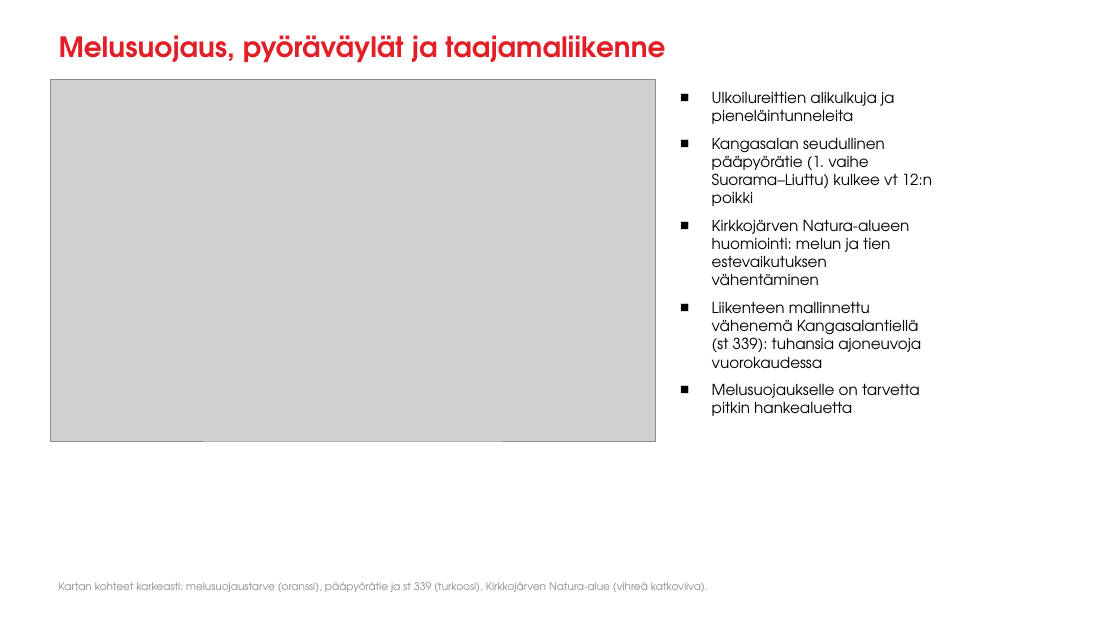
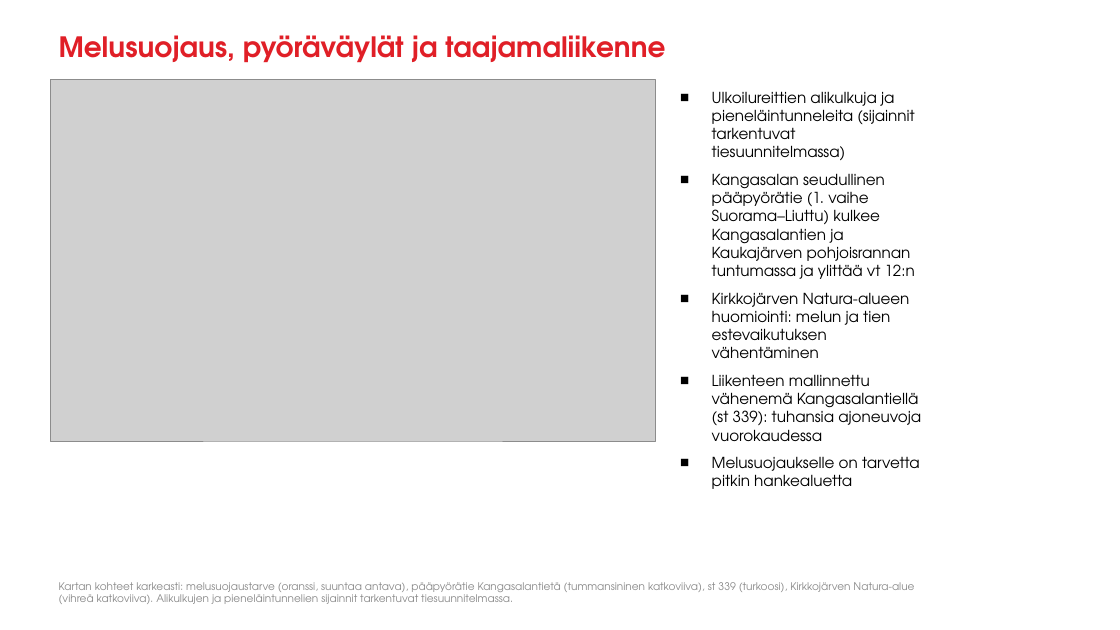
Before and after one commit to kangasalakehitys/vt12, a slide deck: slide 17 of downloads/Vt12_Alasjarvi-Huutijarvi_esitys.pptx. Drawn at 1120x630 pixels with LibreOffice and Linux fonts; fonts in the diff are those of the drawing; grey boxes stand for pictures; background and template pictures are left out. Boxes give left, top, right and bottom in pixels: in the first picture for what was removed or moved away, otherwise in the second. Text is boxed around its words. In the diff, an @@ line names an element or a change of style, - is before the commit and + after.

```diff
--- a/downloads/Vt12_Alasjarvi-Huutijarvi_esitys.pptx
+++ b/downloads/Vt12_Alasjarvi-Huutijarvi_esitys.pptx
@@ text at <box>712,91,915,279</box>: text changed @@
-■ Ulkoilureittien alikulkuja ja pieneläintunneleita
-■ Kangasalan seudullinen pääpyörätie (1. vaihe Suorama–Liuttu) kulkee vt 12:n poikki
+■ Ulkoilureittien alikulkuja ja pieneläintunneleita (sijainnit tarkentuvat tiesuunnitelmassa)
+■ Kangasalan seudullinen pääpyörätie (1. vaihe Suorama–Liuttu) kulkee Kangasalantien ja Kaukajärven pohjoisrannan tuntumassa ja ylittää vt 12:n
@@ text at <box>59,582,914,604</box>: text changed @@
-Kartan kohteet karkeasti: melusuojaustarve (oranssi), pääpyörätie ja st 339 (turkoosi), Kirkkojärven Natura-alue (vihreä katkoviiva).
+Kartan kohteet karkeasti: melusuojaustarve (oranssi, suuntaa antava), pääpyörätie Kangasalantietä (tummansininen katkoviiva), st 339 (turkoosi), Kirkkojärven Natura-alue (vihreä katkoviiva). Alikulkujen ja pieneläintunnelien sijainnit tarkentuvat tiesuunnitelmassa.
```
Also in this commit, not shown: 4 other slides changed, 23 other files.
